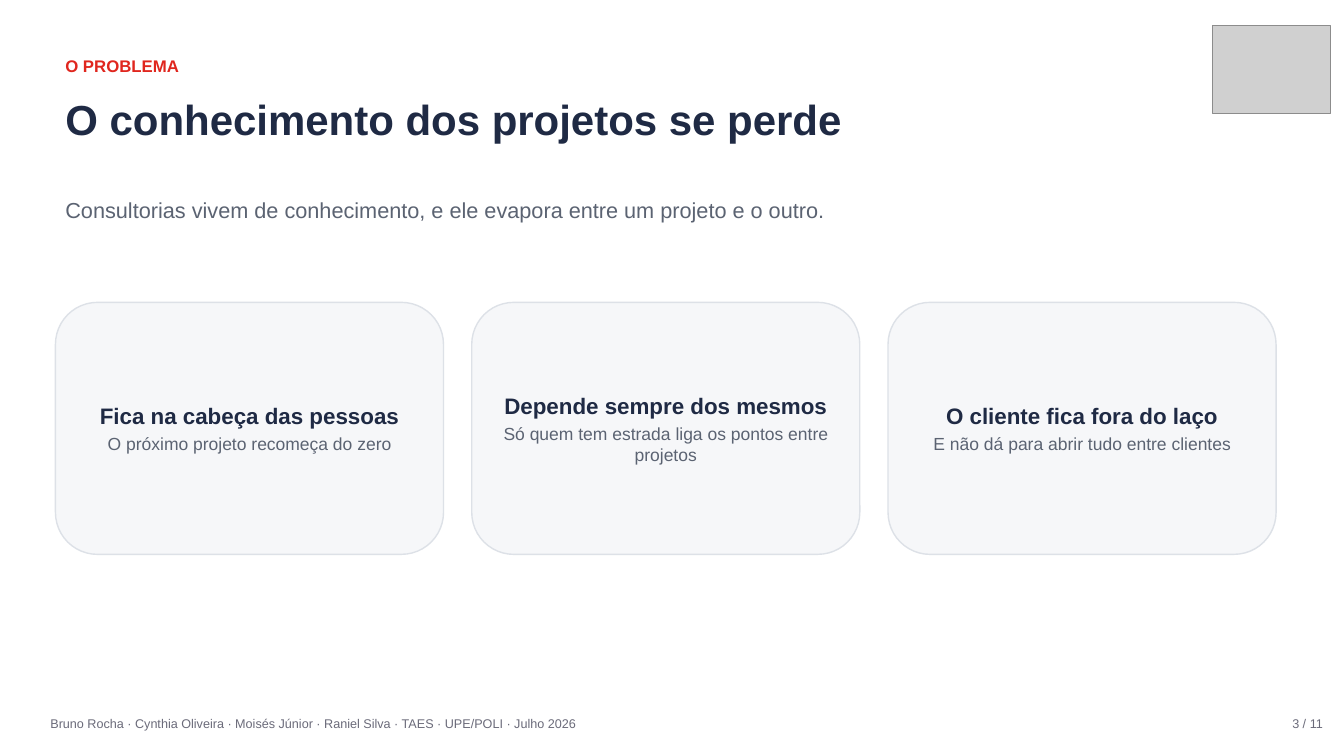
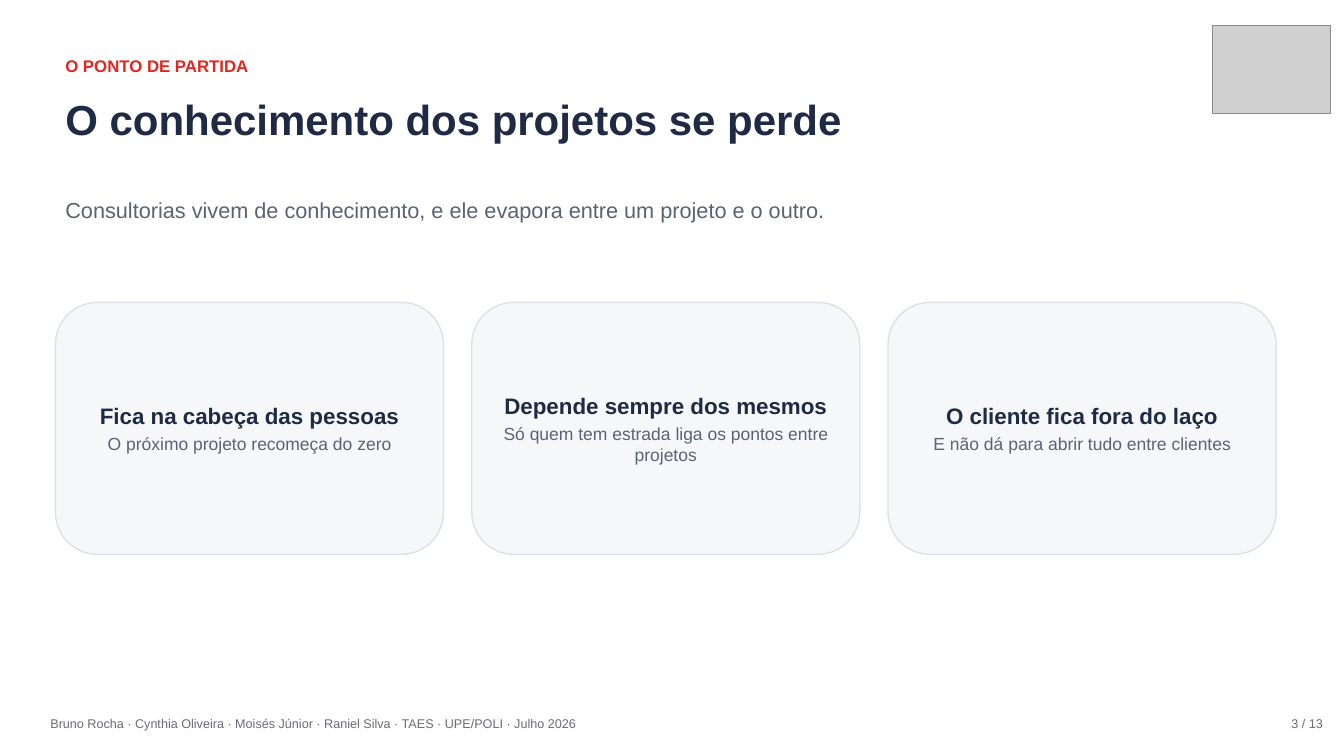
Before and after one commit to raniel90/obione, a slide deck: slide 3 of atividades/apresentacoes/ObiOne_Apresentacao_Final.pptx. Drawn at 1344x756 pixels with LibreOffice and Linux fonts; fonts in the diff are those of the drawing; grey boxes stand for pictures. Boxes give left, top, right and bottom in pixels: in the first picture for what was removed or moved away, otherwise in the second. Text is boxed around its words. In the diff, an @@ line names an element or a change of style, - is before the commit and + after.

```diff
--- a/atividades/apresentacoes/ObiOne_Apresentacao_Final.pptx
+++ b/atividades/apresentacoes/ObiOne_Apresentacao_Final.pptx
@@ text at <box>65,60,248,72</box>: text changed @@
-O PROBLEMA
+O PONTO DE PARTIDA
@@ text at <box>1291,719,1323,728</box>: text changed @@
-3 / 11
+3 / 13
```
Also in this commit, not shown: 8 other slides changed, 2 slides added, 1 other file.
